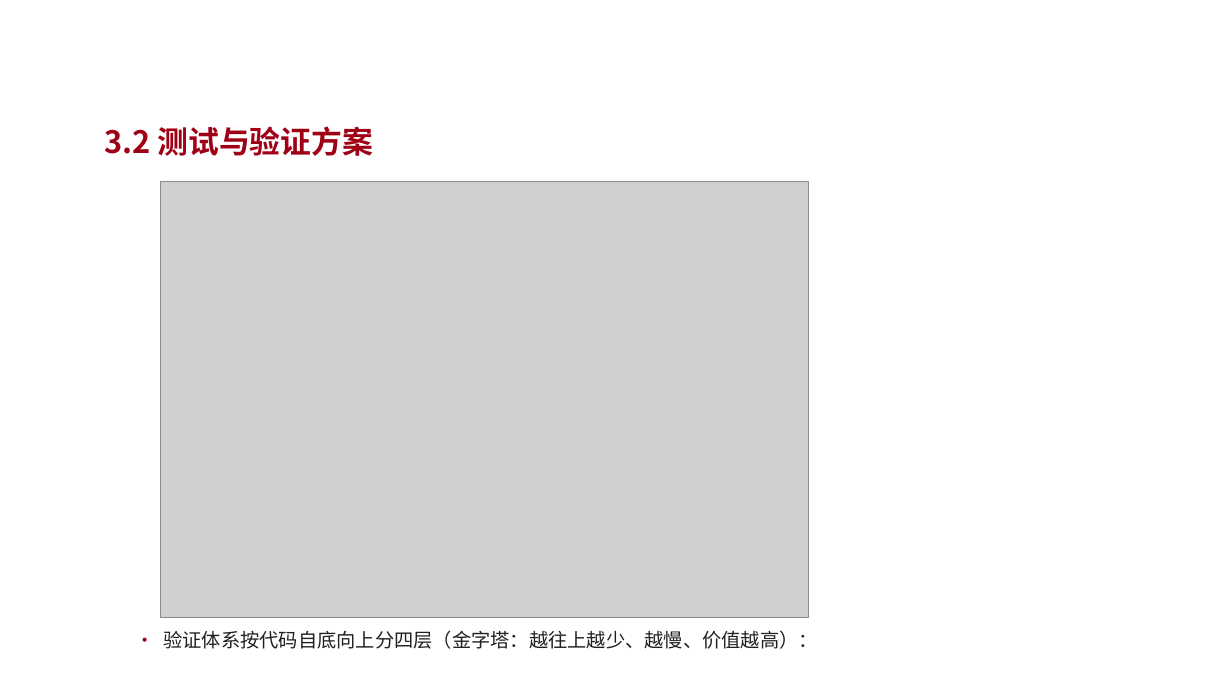
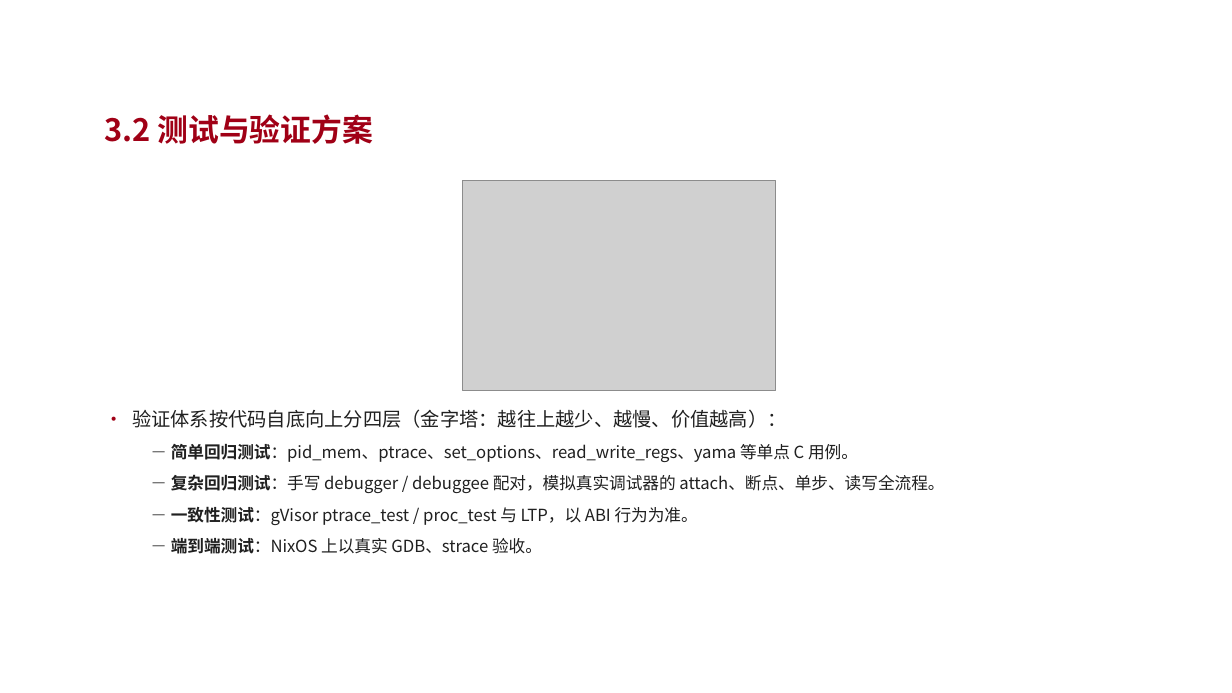
Before and after one commit to vvvvsv/asterinas, a slide deck: slide 18 of research_practice/答辩-科研实践.pptx (slide 17 before the commit). Drawn at 1232x693 pixels with LibreOffice and Linux fonts; fonts in the diff are those of the drawing; grey boxes stand for pictures; background and template pictures are left out. Boxes give left, top, right and bottom in pixels: in the first picture for what was removed or moved away, otherwise in the second. Text is boxed around its words. In the diff, an @@ line names an element or a change of style, - is before the commit and + after.

```diff
--- a/research_practice/答辩-科研实践.pptx
+++ b/research_practice/答辩-科研实践.pptx
@@ text "3.2 测试与验证方案": place and size @@
-text "3.2 测试与验证方案" at [104,126,374,156]
+text "3.2 测试与验证方案" at [104,114,374,144]
@@ picture: place and size @@
-picture at [160,181,809,617]
+picture at [463,180,776,391]
@@ text added at [132,409,944,554], 13 pt, text #202020 @@
+• 验证体系按代码自底向上分四层（金字塔：越往上越少、越慢、价值越高）：
+  － 简单回归测试：pid_mem、ptrace、set_options、read_write_regs、yama 等单点 C 用例。
+  － 复杂回归测试：手写 debugger / debuggee 配对，模拟真实调试器的 attach、断点、单步、读写全流程。
+  － 一致性测试：gVisor ptrace_test / proc_test 与 LTP，以 ABI 行为为准。
+  － 端到端测试：NixOS 上以真实 GDB、strace 验收。
@@ text removed at [163,630,817,649] @@
-• 验证体系按代码自底向上分四层（金字塔：越往上越少、越慢、价值越高）：
```
Also in this commit, not shown: 16 other slides changed, 3 slides added, 2 slides removed, 7 other files.
